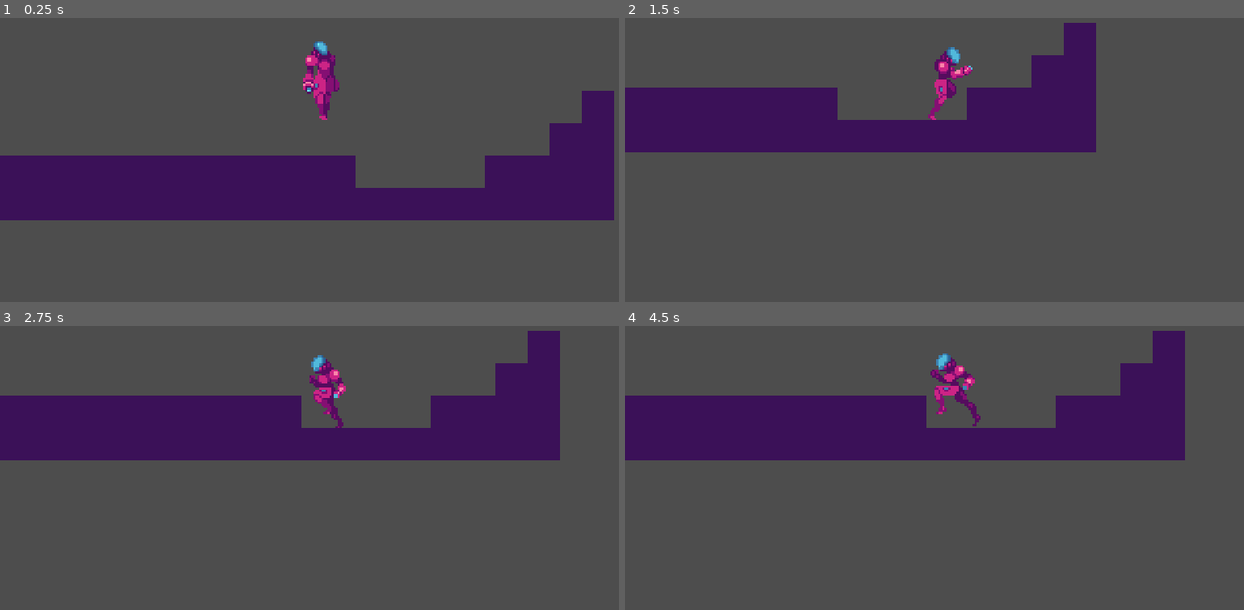
Above: before the commit, frames 1-4 (two rows, left to right).
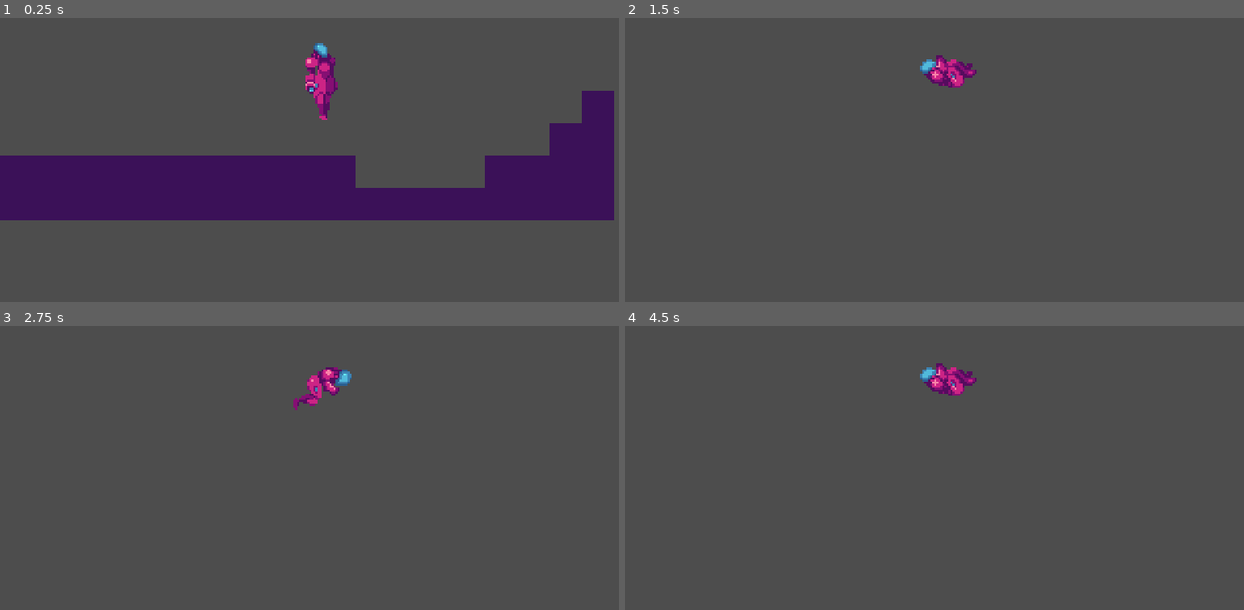
Above: after the commit, the same moments.

Repository: Cryvion-Studios/CSTD_STT
Game: Godot game, scene res://levels/level.tscn
The game is run twice, just before and just after one commit, with the same random seed, the same clock (stepped at 60 frames per second) and the same inputs.
Inputs:
- Up to frame 1 (0.25 s): no input
- Up to frame 2 (1.5 s): hold D (move_right) from 0.53 s (still down); tap Space (jump, bound only after the commit) at 0.6, 0.77, 1.07, 1.35 s
- Up to frame 3 (2.75 s): tap Space (jump, bound only after the commit) at 1.52, 1.82, 2.1 s; release D (move_right) at 2.03 s; hold A (move_left) from 2.03 s (still down)
- Up to frame 4 (4.5 s): release A (move_left) at 2.78 s; hold D (move_right) 2.78-4.28 s; tap Space (jump, bound only after the commit) at 2.85, 3.02, 3.32, 3.6, 3.77, 4.07, 4.35 s; hold A (move_left) from 4.28 s (still down)

The runs differ from the first frame. In frame 1, 0.3% of the frame differs, in the area x 48-55%, y 8-27%; in frame 2, 18%; in frame 3, 21%; in frame 4, 21%, in the area x 0-91%, y 1-48%.

Commit message:
Added Jumping
- Added a jump function
- Animated the jump function

Diff:
--- a/player/player.tscn
+++ b/player/player.tscn
@@ -1,8 +1,9 @@
-[gd_scene load_steps=20 format=3 uid="uid://cwo38eb67fhxd"]
+[gd_scene load_steps=27 format=3 uid="uid://cwo38eb67fhxd"]
 
 [ext_resource type="Texture2D" uid="uid://duyr6w82qbhgo" path="res://player/player-idle.png" id="1_k8i20"]
 [ext_resource type="Script" path="res://player/scripts/player.gd" id="1_o57y6"]
 [ext_resource type="Texture2D" uid="uid://cn8md3as560c7" path="res://player/player-run.png" id="2_noaej"]
+[ext_resource type="Texture2D" uid="uid://cegmgb73q2mm" path="res://player/player-jump.png" id="3_4khoh"]
 
 [sub_resource type="AtlasTexture" id="AtlasTexture_6p6ct"]
 atlas = ExtResource("1_k8i20")
@@ -19,6 +20,30 @@
 [sub_resource type="AtlasTexture" id="AtlasTexture_vsk6o"]
 atlas = ExtResource("1_k8i20")
 region = Rect2(240, 0, 80, 80)
+
+[sub_resource type="AtlasTexture" id="AtlasTexture_xv515"]
+atlas = ExtResource("3_4khoh")
+region = Rect2(0, 0, 80, 80)
+
+[sub_resource type="AtlasTexture" id="AtlasTexture_h5g4b"]
+atlas = ExtResource("3_4khoh")
+region = Rect2(80, 0, 80, 80)
+
+[sub_resource type="AtlasTexture" id="AtlasTexture_8i8q5"]
+atlas = ExtResource("3_4khoh")
+region = Rect2(160, 0, 80, 80)
+
+[sub_resource type="AtlasTexture" id="AtlasTexture_run4y"]
+atlas = ExtResource("3_4khoh")
+region = Rect2(240, 0, 80, 80)
+
+[sub_resource type="AtlasTexture" id="AtlasTexture_isojb"]
+atlas = ExtResource("3_4khoh")
+region = Rect2(320, 0, 80, 80)
+
+[sub_resource type="AtlasTexture" id="AtlasTexture_smbwy"]
+atlas = ExtResource("3_4khoh")
+region = Rect2(400, 0, 80, 80)
 
 [sub_resource type="AtlasTexture" id="AtlasTexture_vmdft"]
 atlas = ExtResource("2_noaej")
@@ -86,6 +111,29 @@
 }, {
 "frames": [{
 "duration": 1.0,
+"texture": SubResource("AtlasTexture_xv515")
+}, {
+"duration": 1.0,
+"texture": SubResource("AtlasTexture_h5g4b")
+}, {
+"duration": 1.0,
+"texture": SubResource("AtlasTexture_8i8q5")
+}, {
+"duration": 1.0,
+"texture": SubResource("AtlasTexture_run4y")
+}, {
+"duration": 1.0,
+"texture": SubResource("AtlasTexture_isojb")
+}, {
+"duration": 1.0,
+"texture": SubResource("AtlasTexture_smbwy")
+}],
+"loop": true,
+"name": &"jump",
+"speed": 12.0
+}, {
+"frames": [{
+"duration": 1.0,
 "texture": SubResource("AtlasTexture_vmdft")
 }, {
 "duration": 1.0,
@@ -130,10 +178,10 @@
 [node name="AnimatedSprite2D" type="AnimatedSprite2D" parent="."]
 position = Vector2(0, -24)
 sprite_frames = SubResource("SpriteFrames_c0qtd")
-animation = &"idle"
+animation = &"jump"
 autoplay = "idle"
-frame = 3
-frame_progress = 0.234254
+frame = 5
+frame_progress = 1.0
 
 [node name="CollisionShape2D" type="CollisionShape2D" parent="."]
 position = Vector2(-1, -20)
--- a/player/scripts/player.gd
+++ b/player/scripts/player.gd
@@ -3,8 +3,10 @@
 
 const GRAVITY = 1000
 const SPEED = 300
+const JUMP = -300
+const JUMP_HORIZONTAL = 100
 
-enum State { Idle, Run }
+enum State { Idle, Run, Jump }
 
 var current_state
 
@@ -15,6 +17,7 @@
 	player_falling(delta)
 	player_idle(delta)
 	player_run(delta)
+	player_jump(delta)
 
 	move_and_slide()
 
@@ -26,7 +29,7 @@
 
 func player_idle(_delta):
 	if is_on_floor():
-		current_state = State.Idle;
+		current_state = State.Idle
 
 func player_run(_delta):
 	var direction = Input.get_axis("move_left", "move_right")
@@ -36,14 +39,23 @@
 	else:
 		velocity.x = move_toward(velocity.x, 0, SPEED)
 
-	if direction != 0:
+	if direction != 0 and is_on_floor():
 		current_state = State.Run
 		animated_sprite_2d.flip_h = false if direction > 0 else true
+
+func player_jump(delta):
+	if Input.is_action_just_pressed("jump"):
+		velocity.y = JUMP
+		current_state = State.Jump
+
+	if !is_on_floor() and current_state == State.Jump:
+		var direction = Input.get_axis("move_left", "move_right")
+		velocity.x += direction * JUMP_HORIZONTAL * delta
 
 func player_animations():
 	if current_state == State.Idle:
 		animated_sprite_2d.play("idle")
 	elif current_state == State.Run:
 		animated_sprite_2d.play("run")
-	else:
-		animated_sprite_2d.play("idle")
+	elif current_state == State.Jump:
+		animated_sprite_2d.play("jump")
--- a/project.godot
+++ b/project.godot
@@ -39,6 +39,12 @@
 , Object(InputEventJoypadMotion,"resource_local_to_scene":false,"resource_name":"","device":-1,"axis":0,"axis_value":1.0,"script":null)
 ]
 }
+jump={
+"deadzone": 0.5,
+"events": [Object(InputEventKey,"resource_local_to_scene":false,"resource_name":"","device":-1,"window_id":0,"alt_pressed":false,"shift_pressed":false,"ctrl_pressed":false,"meta_pressed":false,"pressed":false,"keycode":0,"physical_keycode":32,"key_label":0,"unicode":32,"location":0,"echo":false,"script":null)
+, Object(InputEventJoypadButton,"resource_local_to_scene":false,"resource_name":"","device":-1,"button_index":0,"pressure":0.0,"pressed":false,"script":null)
+]
+}
 
 [layer_names]
 
Binary file added: player/player-jump.png
Not shown, added: player/player-jump.png.import
